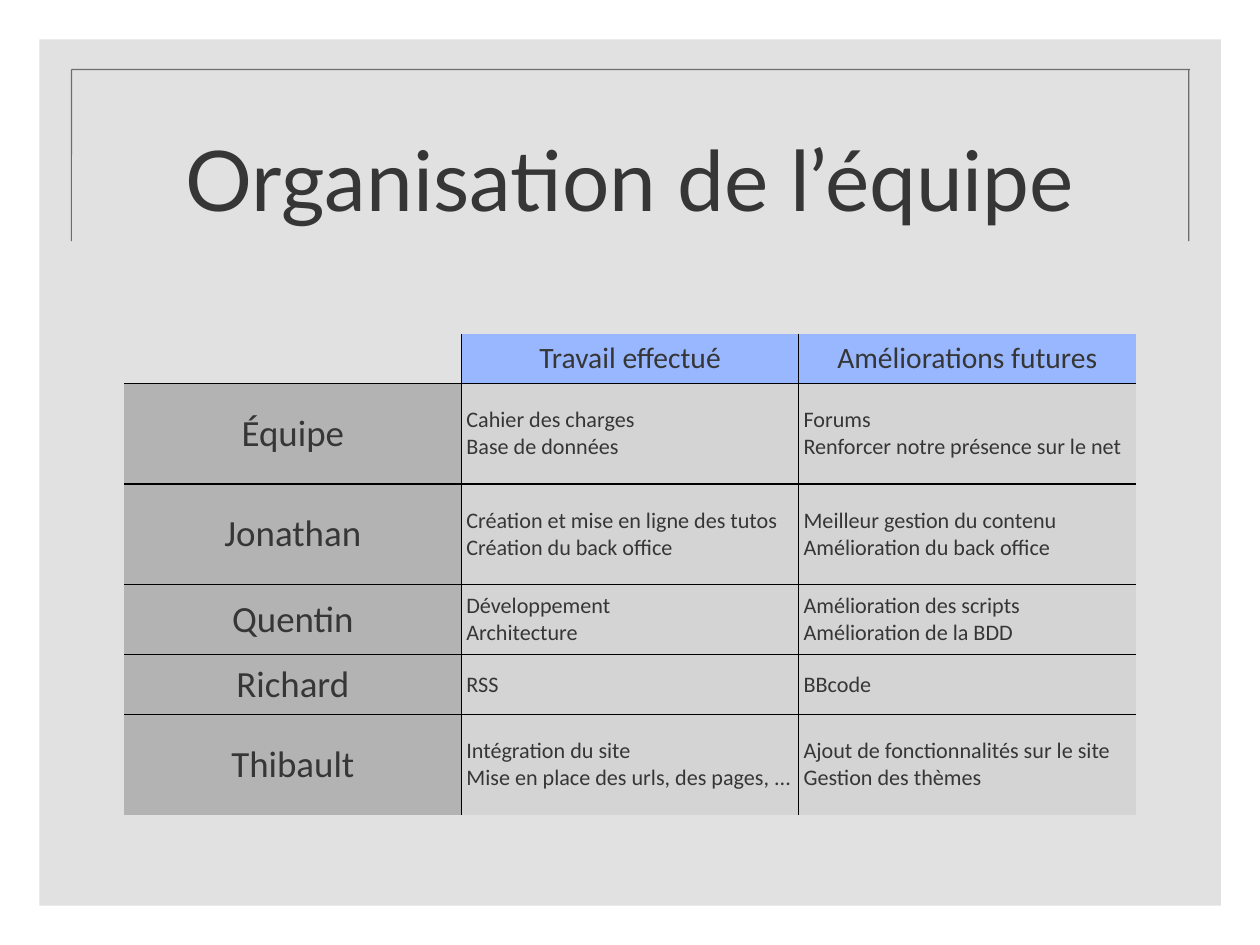
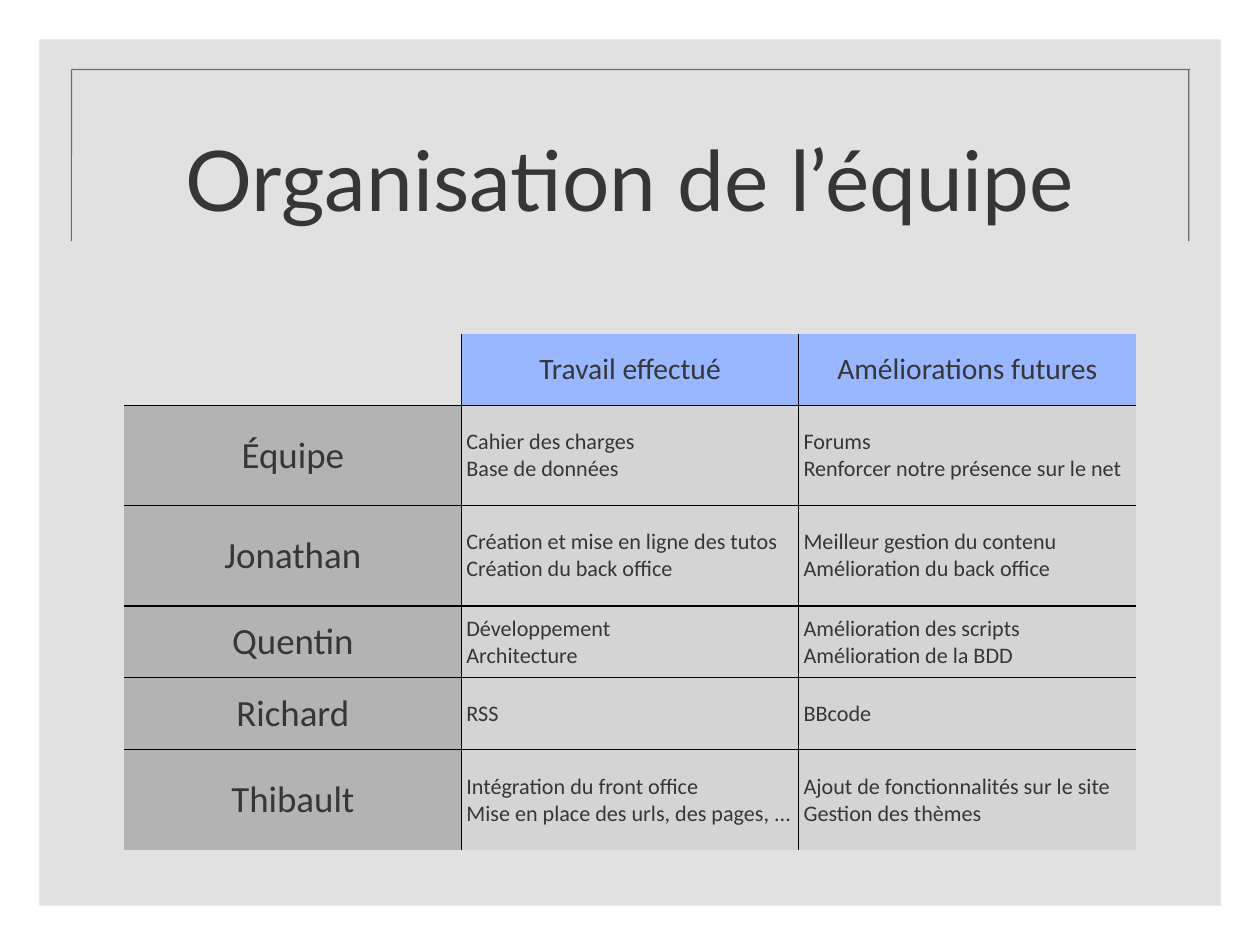
Before and after one commit to fitzlucassen/Webtuts.fr, a slide deck: slide 5 of documents/blog.ppt. Drawn at 1260x945 pixels with LibreOffice and Linux fonts; fonts in the diff are those of the drawing; background and template pictures are left out. Boxes give left, top, right and bottom in pixels: in the first picture for what was removed or moved away, otherwise in the second. Text is boxed around its words. In the diff, an @@ line names an element or a change of style, - is before the commit and + after.

```diff
--- a/documents/blog.ppt
+++ b/documents/blog.ppt
@@ table at box(124, 333, 1137, 850) @@
-row 6, column 2: Intégration du site / Mise en place des urls, des pages, ...
+row 6, column 2: Intégration du front office / Mise en place des urls, des pages, ...
```
Also in this commit, not shown: 3 other slides changed.
